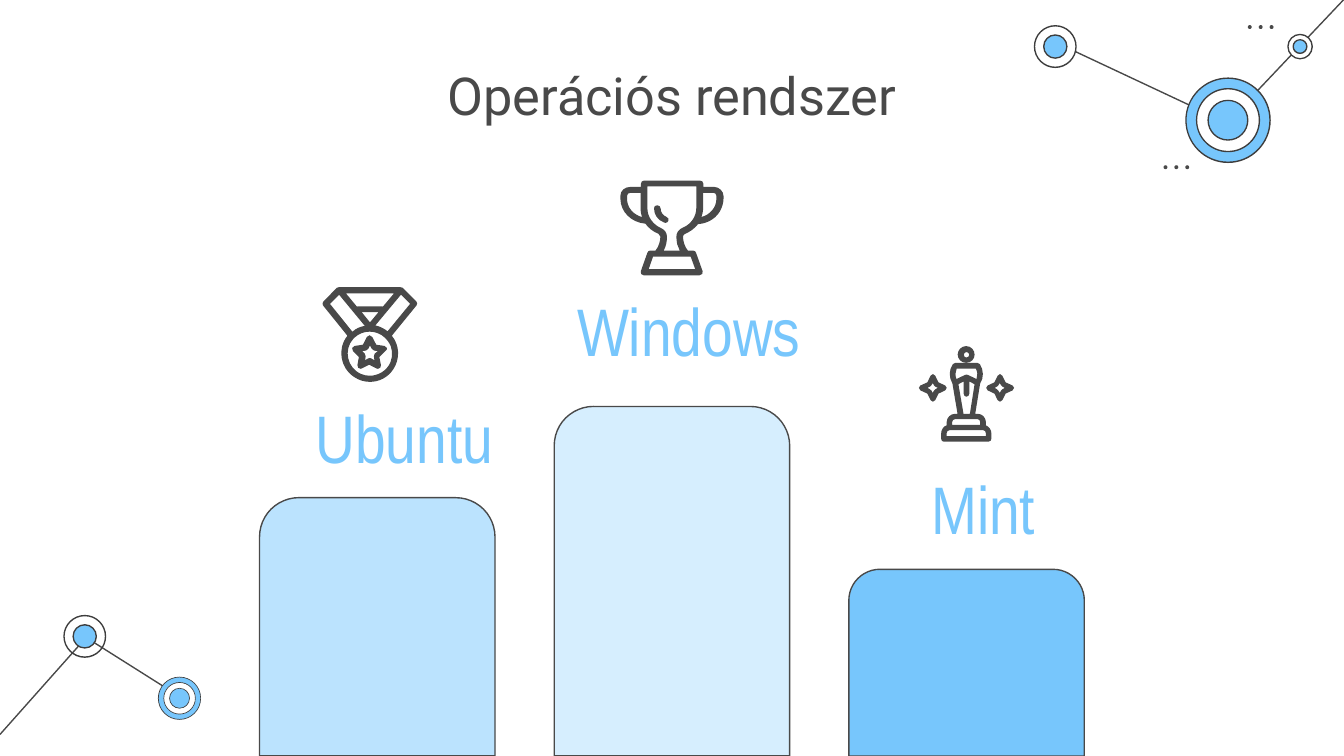
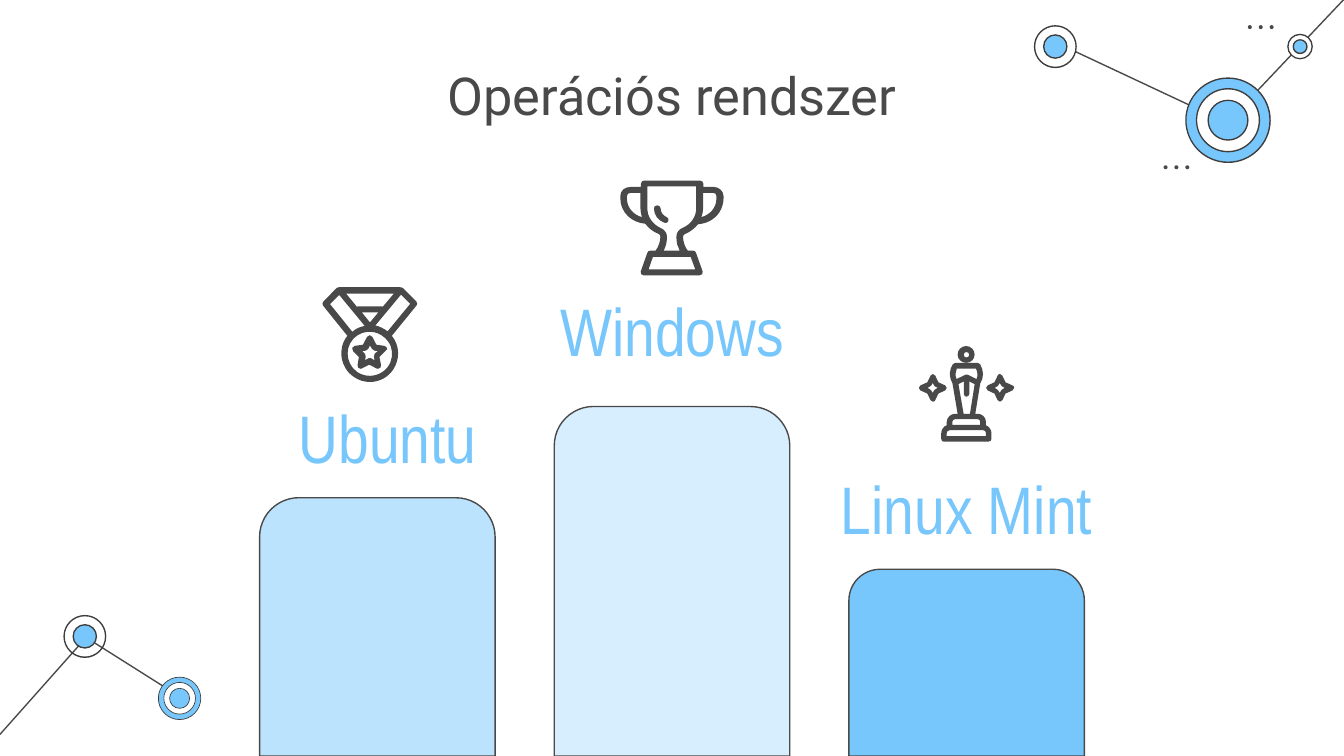
Before and after one commit to LilHacker09/iktprojekt2, a slide deck: slide 6 of ikt 2.pptx (slide 7 before the commit). Drawn at 1344x756 pixels with LibreOffice and Linux fonts; fonts in the diff are those of the drawing. Boxes give left, top, right and bottom in pixels: in the first picture for what was removed or moved away, otherwise in the second. Text is boxed around its words. In the diff, an @@ line names an element or a change of style, - is before the commit and + after.

Commit message:
asd

```diff
--- a/ikt 2.pptx
+++ b/ikt 2.pptx
@@ subtitle "Windows" at (560,307,783,357): indent changed; less space between paragraphs @@
@@ subtitle "Ubuntu" at (299,414,477,464): indent changed; less space between paragraphs @@
@@ subtitle at (841,485,1092,535): text changed @@
-Mint
+Linux Mint
@@ freeform shape at (159,677,202,720): outline redrawn @@
@@ freeform shape at (169,688,190,708): outline redrawn @@
```
Also in this commit, not shown: 11 other slides changed, 1 slide added.
